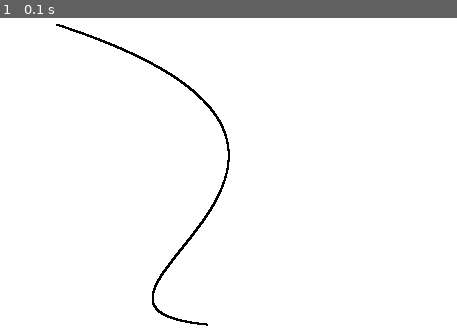
Above: before the commit, frame 1.
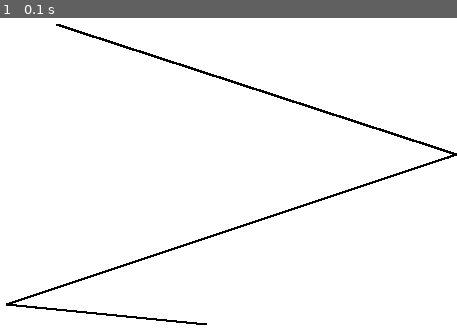
Above: after the commit, the same moment.

Repository: weth767/pycgeo
Game: pygame game, started from main.py
Same seed, same stepped clock (60 frames per second), same inputs: the game is played once before the commit and once after it.
Inputs:
- Up to frame 1 (0.1 s): no input

The runs differ from the first frame. In frame 1, 2.4% of the frame differs, in the area x 1-100%, y 1-99%.

Commit message:
Adicionado a forma do triangulo, ainda não precisa, falta ajustar as regras

Diff:
--- a/base/bezier.py
+++ /dev/null
@@ -1,77 +0,0 @@
-from directives.point import Point
-
-
-class LinerBezierCurve:
-    def __init__(self, a: Point, b: Point, precision=0.0001):
-        self.a = a
-        self.b = b
-        self.precision = 1 if (precision is None or precision <= 0) else precision
-
-    def build(self):
-        points = []
-        variation = 0
-        while True:
-            px = (1 - variation) * self.a.x + variation * self.b.x
-            py = (1 - variation) * self.a.y + variation * self.b.y
-            points.append(Point(x=px, y=py))
-            variation += self.precision
-            if variation >= 1:
-                break
-        return points
-
-
-class QuadraticBezierCurve:
-    def __init__(self, a: Point, b: Point, c: Point, precision=0.0001):
-        self.a = a
-        self.b = b
-        self.c = c
-        self.precision = 1 if (precision is None or precision <= 0) else precision
-
-    def build(self):
-        points = []
-        i = 0
-        while True:
-            xa = self._nextPoint(self.a.x, self.b.x, i)
-            ya = self._nextPoint(self.a.y, self.b.y, i)
-            xb = self._nextPoint(self.b.x, self.c.x, i)
-            yb = self._nextPoint(self.b.y, self.c.y, i)
-            x = self._nextPoint(xa, xb, i)
-            y = self._nextPoint(ya, yb, i)
-            points.append(Point(x=x, y=y))
-            if i >= 1:
-                break
-            i += self.precision
-        return points
-
-    @staticmethod
-    def _nextPoint(x, y, precision):
-        diff = int(y - x)
-        return x + (diff * precision)
-
-
-class CubicBezierCurve:
-    def __init__(self, a: Point, b: Point, c: Point, d: Point, precision=0.0001):
-        self.a = a
-        self.b = b
-        self.c = c
-        self.d = d
-        self.precision = 1 if (precision is None or precision <= 0) else precision
-
-    @staticmethod
-    def _nextPoint(x, y, precision):
-        diff = int(y - x)
-        return x + (diff * precision)
-
-    def build(self):
-        points = []
-        i = 0
-        while True:
-            x = pow(1 - i, 3) * self.a.x + 3 * i * pow(1 - i, 2) * self.b.x + 3 * i * i * (1 - i) * self.c.x + \
-                pow(i, 3) * self.d.x
-            y = pow(1 - i, 3) * self.a.y + 3 * i * pow(1 - i, 2) * self.b.y + 3 * i * i * (1 - i) * self.c.y + \
-                pow(i, 3) * self.d.y
-            points.append(Point(x=x, y=y))
-            if i >= 1:
-                break
-            i += self.precision
-        return points
--- a/directives/point.py
+++ b/core/__init__.py
@@ -1,6 +1,4 @@
 import math
-
-from resources.canvas import Canvas
 
 
 class Point:
@@ -72,3 +70,79 @@
         if self.z is None:
             return Point(x=(self.x * value), y=(self.y * value))
         return Point(x=(self.x * value), y=(self.y * value), z=(self.z * value))
+
+
+class LinerBezierCurve:
+    def __init__(self, a: Point, b: Point, precision=0.0001):
+        self.a = a
+        self.b = b
+        self.precision = 1 if (precision is None or precision <= 0) else precision
+
+    def build(self):
+        points = []
+        variation = 0
+        while True:
+            px = (1 - variation) * self.a.x + variation * self.b.x
+            py = (1 - variation) * self.a.y + variation * self.b.y
+            points.append(Point(x=px, y=py))
+            variation += self.precision
+            if variation >= 1:
+                break
+        return points
+
+
+class QuadraticBezierCurve:
+    def __init__(self, a: Point, b: Point, c: Point, precision=0.0001):
+        self.a = a
+        self.b = b
+        self.c = c
+        self.precision = 1 if (precision is None or precision <= 0) else precision
+
+    def build(self):
+        points = []
+        i = 0
+        while True:
+            xa = self._nextPoint(self.a.x, self.b.x, i)
+            ya = self._nextPoint(self.a.y, self.b.y, i)
+            xb = self._nextPoint(self.b.x, self.c.x, i)
+            yb = self._nextPoint(self.b.y, self.c.y, i)
+            x = self._nextPoint(xa, xb, i)
+            y = self._nextPoint(ya, yb, i)
+            points.append(Point(x=x, y=y))
+            if i >= 1:
+                break
+            i += self.precision
+        return points
+
+    @staticmethod
+    def _nextPoint(x, y, precision):
+        diff = int(y - x)
+        return x + (diff * precision)
+
+
+class CubicBezierCurve:
+    def __init__(self, a: Point, b: Point, c: Point, d: Point, precision=0.0001):
+        self.a = a
+        self.b = b
+        self.c = c
+        self.d = d
+        self.precision = 1 if (precision is None or precision <= 0) else precision
+
+    @staticmethod
+    def _nextPoint(x, y, precision):
+        diff = int(y - x)
+        return x + (diff * precision)
+
+    def build(self):
+        points = []
+        i = 0
+        while True:
+            x = pow(1 - i, 3) * self.a.x + 3 * i * pow(1 - i, 2) * self.b.x + 3 * i * i * (1 - i) * self.c.x + \
+                pow(i, 3) * self.d.x
+            y = pow(1 - i, 3) * self.a.y + 3 * i * pow(1 - i, 2) * self.b.y + 3 * i * i * (1 - i) * self.c.y + \
+                pow(i, 3) * self.d.y
+            points.append(Point(x=x, y=y))
+            if i >= 1:
+                break
+            i += self.precision
+        return points
--- a/directives/curve.py
+++ /dev/null
@@ -1,157 +0,0 @@
-import abc
-import pygame
-from directives.point import Point
-from directives.segment import Segment
-from errors.messages import Messages
-
-
-class Curve(metaclass=abc.ABCMeta):
-    pygame.init()
-    screen = pygame.display.set_mode((300, 300))
-
-    def __init__(self, segments: list, points: list, radius: float):
-        self._useSegments = False
-        self._usePoints = False
-        self.a = None
-        self.b = None
-        self.c = None
-        self.seg1 = None
-        self.seg2 = None
-        self.radius = radius
-        try:
-            if len(points) == 3:
-                self.a: Point = points[0]
-                self.b: Point = points[1]
-                self.c: Point = points[2]
-                self._usePoints = True
-                return
-            if len(segments) == 2:
-                self.seg1: Segment = segments[0]
-                self.seg2: Segment = segments[1]
-                self._useSegments = True
-                return
-        except TypeError:
-            print(Messages.C_MS01)
-
-    def _verifyRules(self):
-        if not self._useSegments and not self._usePoints:
-            raise ValueError(Messages.SP_MS01)
-        if self._useSegments and not self._usePoints and (self.seg1 is None or self.seg2 is None):
-            raise ValueError(Messages.SP_MS02)
-        if self._usePoints and not self._useSegments and (self.a is None or self.b is None or self.c is None):
-            raise ValueError(Messages.SP_MS03)
-
-    def buildShape(self):
-        self._verifyRules()
-        points = []
-        xm = 0
-        ym = 0
-        a = 0
-        b = 0
-        if self._usePoints:
-            xm = self.a.x
-            ym = self.a.y
-            a = self.c.x
-            b = self.c.y
-        elif self._useSegments:
-            xm = self.seg1.a.x
-            ym = self.seg1.a.y
-            a = self.seg2.b.x
-            b = self.seg2.b.y
-        x = -a
-        y = 0
-        e2 = b
-        dx = (1 + 2 * x) * e2 * e2
-        dy = x * x
-        err = dx + dy
-        while x <= 0:
-            points.append(Point(x=xm - x, y=ym + y))
-            points.append(Point(x=xm + x, y=ym + y))
-            # points.append(Point(x=xm + x, y=ym - y))
-            # points.append(Point(x=xm - x, y=ym - y))
-            e2 = 2 * err
-            if e2 >= (x * 2 + 1) * (b * b):
-                x += 1
-                err += (x * 2 + 1) * (b * b)
-            if e2 <= (y * 2 + 1) * (a * a):
-                y += 1
-                err += (y * 2 + 1) * (a * b)
-        while y < b:
-            y += 1
-            points.append(Point(x=xm, y=ym + y))
-            points.append(Point(x=xm, y=ym - y))
-        return points
-
-    def buildForm(self):
-        self._verifyRules()
-        points = []
-        # based to besier curve algorithm
-        x0 = y0 = x1 = y1 = x2 = y2 = 0
-        xy = 0
-        dx = dy = err = 0
-        if self._usePoints:
-            x0 = self.a.x
-            y0 = self.a.y
-            x1 = self.b.x
-            y1 = self.b.y
-            x2 = self.c.x
-            y2 = self.c.y
-        elif self._useSegments:
-            x0 = self.seg1.a.x
-            y0 = self.seg1.a.y
-            x1 = self.seg1.b.x
-            y1 = self.seg1.b.y
-            x2 = self.seg2.b.x
-            y2 = self.seg2.b.y
-        # valores relativos para checagem da curvatura
-        sx = x2 - x1
-        sy = y2 - y1
-        xx = x0 - x1
-        yy = y0 - y1
-        cur = xx * sy - yy * sx
-        assert ((xx * sx) <= 0 and (yy * sy) <= 0)
-        if (sx * (sx + sy) * sy) > ((xx * xx) + (yy * yy)):
-            x2 = x0
-            x0 = sx + x1
-            y2 = y0
-            y0 = sy + y1
-            cur = -cur
-        if cur != 0:
-            xx += sx
-            xx *= sx
-            sx = 1 if x0 < x2 else -1
-            yy += sy
-            yy *= sy
-            sy = 1 if y0 < y2 else -1
-            xy = 2 * xx * yy
-            xx *= xx
-            yy *= yy
-            if cur * sx * sy < 0:
-                xx = -xx
-                yy = -yy
-                xy = -xy
-                cur = -cur
-            dx = 4.0 * sy * cur * (x1 - x0) + xx - xy
-            dy = 4.0 * sx * cur * (y0 - y1) + yy - xy
-            xx += xx
-            yy += yy
-            err = dx + dy + xy
-            while dy <= dx:
-                print(x0, y0)
-                points.append(Point(x=x0, y=y0))
-                if x0 == x2 and y0 == y2:
-                    return points
-                y1 = 2 * err < dx
-                if 2 * err > dy:
-                    x0 += sx
-                    dx -= xy
-                    err += dy
-                    err += yy
-                if y1:
-                    y0 += sy
-                    dy -= xy
-                    err += dx
-                    err += xx
-            points.append(Point(x=x0, y=y0))
-            points.append(Point(x=x2, y=y2))
-        return points
--- a/directives/segment.py
+++ /dev/null
@@ -1,9 +0,0 @@
-import abc
-
-from directives.point import Point
-
-
-class Segment(metaclass=abc.ABCMeta):
-    def __init__(self, a: Point, b: Point):
-        self.a = a
-        self.b = b
--- a/errors/messages.py
+++ b/errors/__init__.py
@@ -16,6 +16,7 @@
         SP_MS03 = "Points do not can be None"
         # common errors
         C_MS01 = "Invalid data type"
+        C_MS02 = "Value wasn't found between the valid values"
         # canvas errors
         CV_MS01 = "Width and Height are necessary to create a screen"
     else:
@@ -24,5 +25,5 @@
         SP_MS03 = "Pontos não podem ser nulos"
 
         C_MS01 = "Tipo de dado inválido"
-
+        C_MS02 = "O valor não foi encontrado entre os valores válidos"
         CV_MS01 = "O comprimento e largura são necessários para criar a tela"
--- a/main.py
+++ b/main.py
@@ -1,6 +1,6 @@
-from base.bezier import LinerBezierCurve, QuadraticBezierCurve, CubicBezierCurve
-from directives.point import Point
-from resources.pygamecanvas import PygameCanvas
+from core import LinerBezierCurve, QuadraticBezierCurve, CubicBezierCurve, Point
+from resources import PygameCanvas
+from shapes import Triangle
 
 
 def main():
@@ -9,13 +9,17 @@
     cpoint = Point(x=50, y=400)
     dpoint = Point(x=250, y=420)
     lbc = LinerBezierCurve(a=apoint, b=bpoint)
-    qbc = QuadraticBezierCurve(a=apoint, b=bpoint, c=cpoint)
-    cbc = CubicBezierCurve(a=apoint, b=bpoint, c=cpoint, d=dpoint)
-    points = lbc.build()
-    points1 = qbc.build()
-    points2 = cbc.build()
-    canvas = PygameCanvas(width=500, height=500)
-    canvas.draw(points=points2)
+    lbc2 = LinerBezierCurve(a=bpoint, b=cpoint)
+    lbc3 = LinerBezierCurve(a=cpoint, b=dpoint)
+    # qbc = QuadraticBezierCurve(a=apoint, b=bpoint, c=cpoint)
+    # cbc = CubicBezierCurve(a=apoint, b=bpoint, c=cpoint, d=dpoint)
+    # points = lbc.build()
+    # points1 = qbc.build()
+    # points2 = cbc.build()
+    # canvas = PygameCanvas(width=500, height=500)
+    # canvas.draw(points=points2)
+    triangle = Triangle(draw_module=PygameCanvas())
+    triangle.draw(linear_bezier_curves=[lbc, lbc2, lbc3])
 
 
 if __name__ == '__main__':
--- a/resources/pygamecanvas.py
+++ b/resources/__init__.py
@@ -1,9 +1,17 @@
+import abc
 import sys
+import pygame
+from errors import Messages
 
-import pygame
 
-from errors.messages import Messages
-from resources.canvas import Canvas
+class Canvas(metaclass=abc.ABCMeta):
+    @abc.abstractmethod
+    def __init__(self, **kwargs):
+        pass
+
+    @abc.abstractmethod
+    def draw(self, **kwargs):
+        pass
 
 
 class PygameCanvas(Canvas):
@@ -19,7 +27,22 @@
             print(Messages.CV_MS01)
         self.screen = pygame.display.set_mode((self.w, self.h))
 
-    def draw(self, **kwargs):
+    """
+    Args:
+        screen: (Surface, optional) New Pygame Surface if user need override screen
+        points: (list) List of Point that will be drawn on screen
+        color: (tuple, optional) Tuple represent intensity of RGB color of drawn points
+        background_color: (tuple, optional) Tuple represent intensity of RGB color of screen background
+
+    Returns:
+        None
+    """
+
+    """
+        draw(screen=None, points=[], color=(0, 0, 0), background_color=(255, 255, 255)) -> None
+        Set list of points on screen
+    """
+    def draw(self, **kwargs) -> None:
         self.screen = kwargs.get('screen') if kwargs.get('screen') is not None else self.screen
         points = kwargs.get('points') if kwargs.get('points') is not None else []
         color = kwargs.get('color') if kwargs.get('color') is not None else (0, 0, 0)
@@ -35,3 +58,11 @@
             for point in points:
                 pygame.draw.circle(self.screen, color, (point.x, point.y), 1, 1)
             pygame.display.update()
+
+
+class TkinterCanvas(Canvas):
+    def __init__(self, **kwargs):
+        pass
+
+    def draw(self, **kwargs):
+        pass
--- a/resources/canvas.py
+++ /dev/null
@@ -1,11 +0,0 @@
-import abc
-
-
-class Canvas(metaclass=abc.ABCMeta):
-    @abc.abstractmethod
-    def __init__(self, **kwargs):
-        pass
-
-    @abc.abstractmethod
-    def draw(self, **kwargs):
-        pass
--- /dev/null
+++ b/shapes/__init__.py
@@ -0,0 +1,33 @@
+import abc
+from enum import Enum
+from errors import Messages
+from resources import PygameCanvas, TkinterCanvas, Canvas
+
+
+class Shape(metaclass=abc.ABCMeta):
+    @abc.abstractmethod
+    def __init__(self, draw_module: Canvas):
+        self.draw_module = draw_module
+        self.canvas = None
+
+    @abc.abstractmethod
+    def draw(self, **kwargs):
+        pass
+
+
+class Triangle(Shape):
+    def __init__(self, draw_module: Canvas):
+        super(Triangle, self).__init__(draw_module)
+
+    def draw(self, **kwargs):
+        linear_bezier_curves = kwargs.get('linear_bezier_curves')
+        if linear_bezier_curves is None or type(linear_bezier_curves) != list:
+            raise Exception(Messages.C_MS02)
+        # validar as regras do triangulo
+        if len(linear_bezier_curves) != 3:
+            raise Exception("O Triangulo precisa possuir 3 linhas de Bezier")
+        # e criar uma lista de pontos
+        points_lbc1 = linear_bezier_curves[0].build()
+        points_lbc2 = linear_bezier_curves[1].build()
+        points_lbc3 = linear_bezier_curves[2].build()
+        self.draw_module.draw(points=points_lbc1 + points_lbc2 + points_lbc3)
